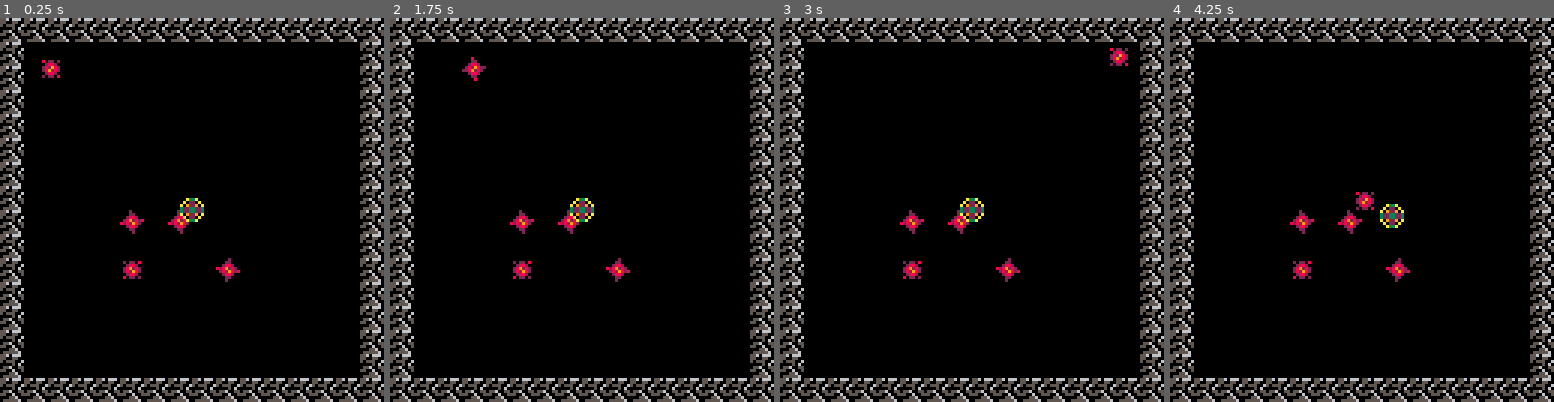
Above: before the commit, frames 1-4 (left to right).
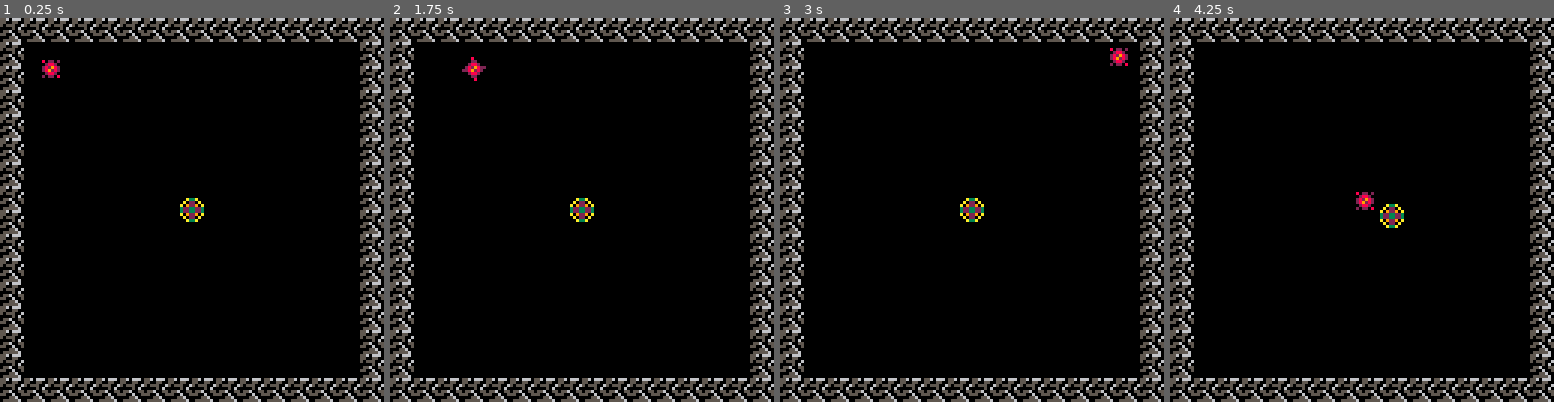
Above: after the commit, the same moments.

Repository: Nakeeb0/NAHL
Game: PICO-8 cartridge nahl.p8
Two runs of this game, one before a commit and one after it. Both use one fixed random seed, a clock stepped at 60 frames per second and the inputs below.
Inputs:
- Up to frame 1 (0.25 s): no input
- Up to frame 2 (1.75 s): tap O (Z key) at 0.7, 1.7 s; hold Right from 1.6 s (still down)
- Up to frame 3 (3 s): release Right at 2.1 s; tap O (Z key) at 2.1, 2.5, 2.9 s; hold Up 2.15-2.42 s; hold Right from 2.47 s (still down)
- Up to frame 4 (4.25 s): release Right at 3.03 s; hold Left 3.08-3.58 s; tap O (Z key) at 3.3, 3.7, 4.1 s; hold Down 3.63-3.97 s; hold Right from 4.02 s (still down)

The runs differ from the first frame. In frame 1, 0.7% of the frame differs, in the area x 31-63%, y 50-69%; in frame 2, 0.7%; in frame 3, 0.7%; in frame 4, 0.7%.

Commit message:
mb earrape is added now

Diff:
--- a/nahl.p8
+++ b/nahl.p8
@@ -31,11 +31,14 @@
 01000a0a000a0000000000000000000100000000000000000000000000000000000000000000000000000000000000000000000000000000000000000000000000000000000000000000000000000000000000000000000000000000000000000000000000000000000000000000000000000000000000000000000000000000
 01000a0a0a0a0000000000000000000100000000000000000000000000000000000000000000000000000000000000000000000000000000000000000000000000000000000000000000000000000000000000000000000000000000000000000000000000000000000000000000000000000000000000000000000000000000
 01000a0a0a000000000000000000000100000000000000000000000000000000000000000000000000000000000000000000000000000000000000000000000000000000000000000000000000000000000000000000000000000000000000000000000000000000000000000000000000000000000000000000000000000000
-01000a0a00130013000000000000000100000000000000000000000000000000000000000000000000000000000000000000000000000000000000000000000000000000000000000000000000000000000000000000000000000000000000000000000000000000000000000000000000000000000000000000000000000000
+01000a0a00000000000000000000000100000000000000000000000000000000000000000000000000000000000000000000000000000000000000000000000000000000000000000000000000000000000000000000000000000000000000000000000000000000000000000000000000000000000000000000000000000000
 0100000000000000000000000000000100000000000000000000000000000000000000000000000000000000000000000000000000000000000000000000000000000000000000000000000000000000000000000000000000000000000000000000000000000000000000000000000000000000000000000000000000000000
-0100000000140000001200000000000100000000000000000000000000000000000000000000000000000000000000000000000000000000000000000000000000000000000000000000000000000000000000000000000000000000000000000000000000000000000000000000000000000000000000000000000000000000
+0100000000000000000000000000000100000000000000000000000000000000000000000000000000000000000000000000000000000000000000000000000000000000000000000000000000000000000000000000000000000000000000000000000000000000000000000000000000000000000000000000000000000000
 0100000000000000000000000000000100000000000000000000000000000000000000000000000000000000000000000000000000000000000000000000000000000000000000000000000000000000000000000000000000000000000000000000000000000000000000000000000000000000000000000000000000000000
 0100000000000000000000000000000100000000000000000000000000000000000000000000000000000000000000000000000000000000000000000000000000000000000000000000000000000000000000000000000000000000000000000000000000000000000000000000000000000000000000000000000000000000
 0100000000000000000000000000000100000000000000000000000000000000000000000000000000000000000000000000000000000000000000000000000000000000000000000000000000000000000000000000000000000000000000000000000000000000000000000000000000000000000000000000000000000000
 0100000000000000000000000000000100000000000000000000000000000000000000000000000000000000000000000000000000000000000000000000000000000000000000000000000000000000000000000000000000000000000000000000000000000000000000000000000000000000000000000000000000000000
 0101010101010101010101010101010100000000000000000000000000000000000000000000000000000000000000000000000000000000000000000000000000000000000000000000000000000000000000000000000000000000000000000000000000000000000000000000000000000000000000000000000000000000
+
+
+
Not shown, changed: the sound effects (__sfx__) section of nahl.p8
